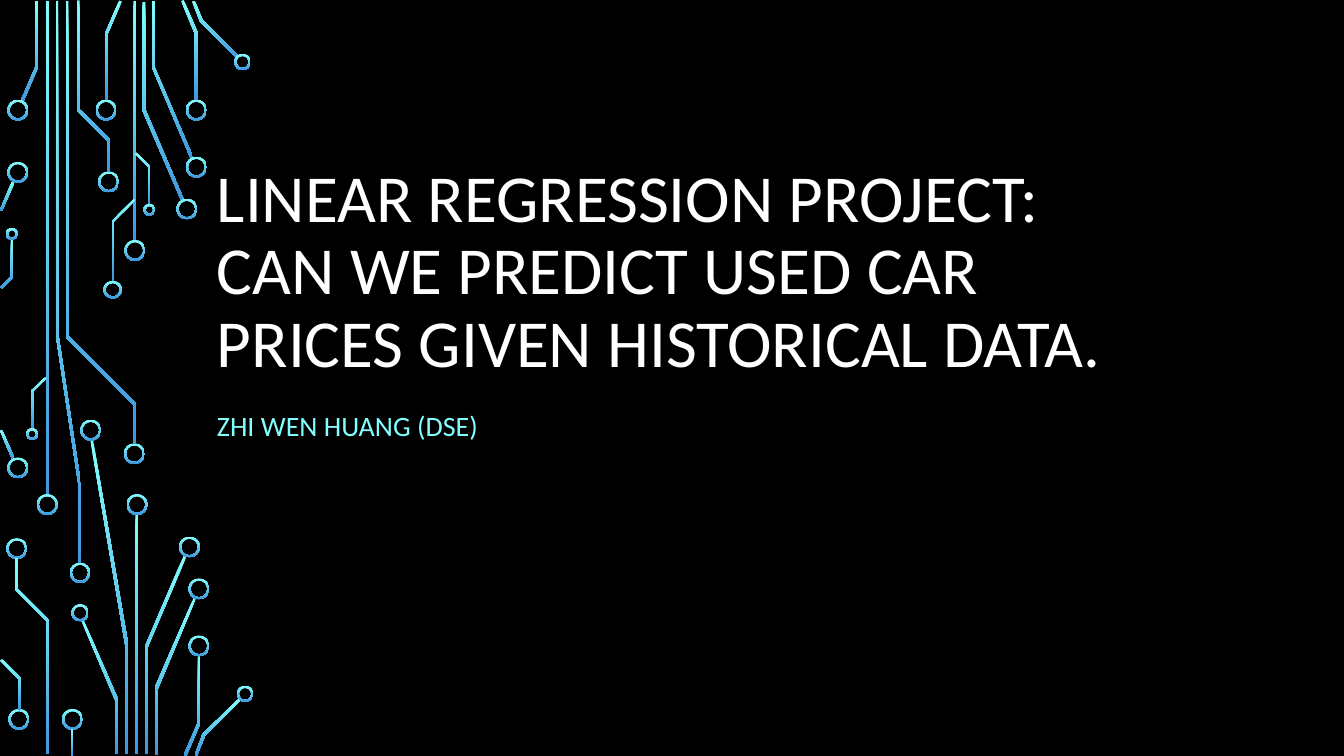
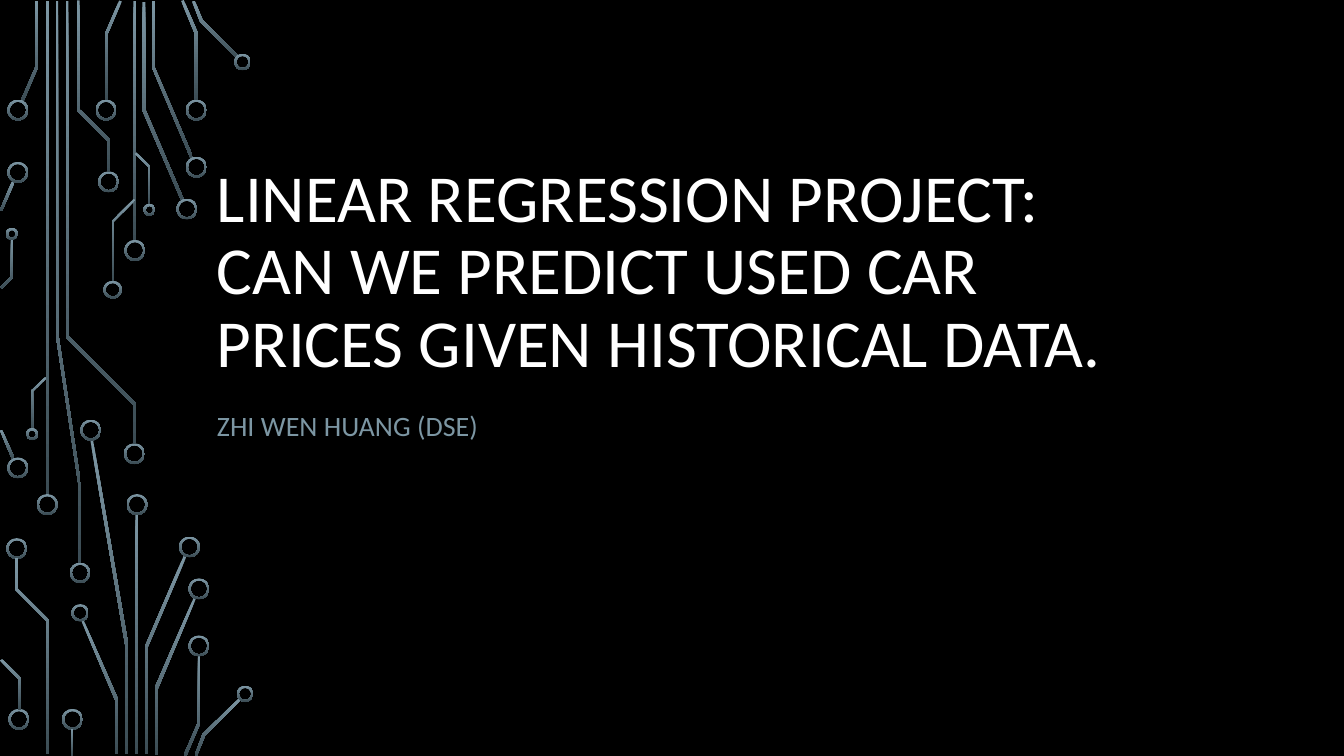
Before and after one commit to hzhi54/Cars_Price_Regression_Project, a slide deck: slide 1 of Presentation.pptx. Drawn at 1344x756 pixels with LibreOffice and Linux fonts; fonts in the diff are those of the drawing; background and template pictures are left out. Boxes give left, top, right and bottom in pixels: in the first picture for what was removed or moved away, otherwise in the second. Text is boxed around its words. In the diff, an @@ line names an element or a change of style, - is before the commit and + after.

```diff
--- a/Presentation.pptx
+++ b/Presentation.pptx
@@ fill gradient #82FFFF to #3D97DE to gradient #7C96A3 to #3B4C54 in 54 elements at (124, 240, 145, 261), (124, 444, 145, 465), (45, 1, 48, 495), (36, 494, 57, 515), (21, 1, 38, 101), (142, 2, 184, 201), (176, 199, 198, 220), (152, 1, 194, 158), (181, 0, 199, 101), (186, 156, 207, 177), (186, 100, 207, 121), (193, 1, 239, 58), (234, 53, 252, 70), (105, 1, 122, 101), (96, 100, 117, 121), (98, 171, 119, 193), (82, 620, 119, 754), (72, 604, 89, 621), (7, 100, 28, 121), (0, 430, 15, 459), (7, 458, 28, 479), (0, 181, 15, 212), (7, 162, 28, 184), (77, 1, 111, 172), (6, 538, 27, 560), (15, 558, 48, 753), (62, 709, 83, 730), (71, 729, 74, 756), (8, 709, 29, 730), (0, 659, 21, 711), (112, 199, 135, 282), (104, 281, 122, 299), (66, 1, 136, 445), (135, 152, 151, 205), (143, 204, 155, 216), (31, 377, 47, 430), (26, 429, 38, 441), (1, 239, 13, 288), (6, 228, 18, 240), (135, 514, 138, 755), (145, 556, 187, 754), (127, 494, 148, 515), (91, 440, 129, 755), (81, 419, 102, 441), (179, 536, 201, 558), (155, 598, 197, 755), (184, 655, 201, 756), (189, 579, 210, 600), (189, 635, 210, 656), (195, 698, 241, 756), (237, 686, 254, 702), (55, 1, 82, 564), (70, 563, 90, 583), (133, 1, 136, 242) @@
@@ subtitle "ZHI WEN HUANG (DSE)" at (217, 416, 478, 440): text colour #82FFFF to #7C96A3 @@
```
Also in this commit, not shown: 9 other slides changed, 5 other files.
